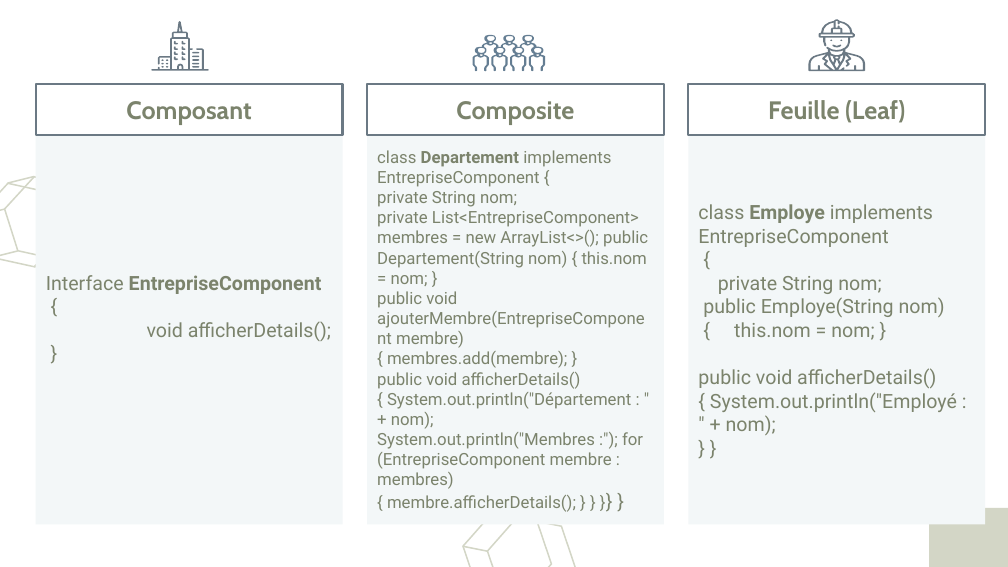
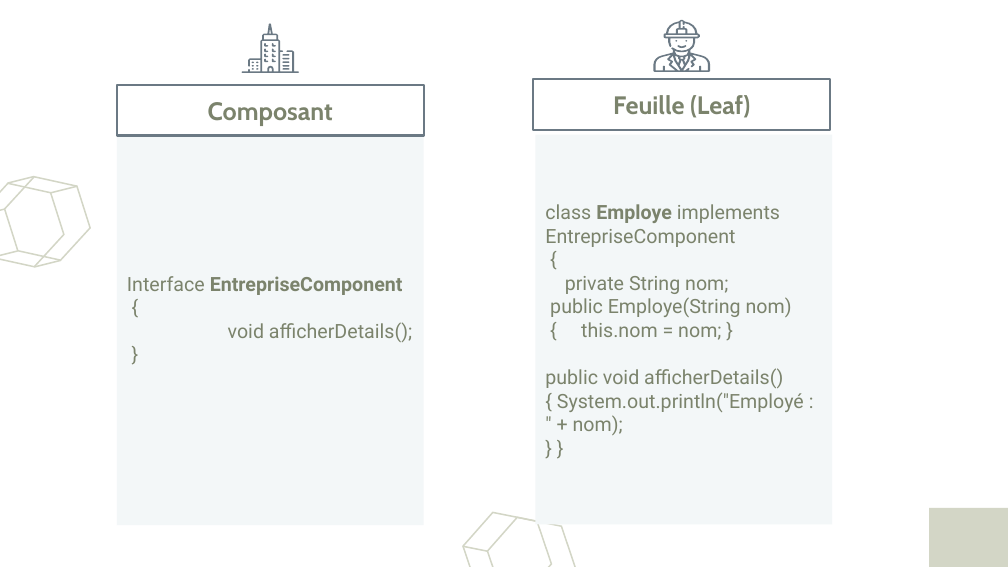
Before and after one commit to Abdelkarim-01/sdesign-pattern, a slide deck: slide 18 of DesignPatternsJEE1.pptx (slide 25 before the commit). Drawn at 1008x567 pixels with LibreOffice and Linux fonts; fonts in the diff are those of the drawing. Boxes give left, top, right and bottom in pixels: in the first picture for what was removed or moved away, otherwise in the second. Text is boxed around its words. In the diff, an @@ line names an element or a change of style, - is before the commit and + after.

```diff
--- a/DesignPatternsJEE1.pptx
+++ b/DesignPatternsJEE1.pptx
@@ 14 freeform shapes: place and size @@
-14 freeform shapes at [151, 21, 209, 71]
+14 freeform shapes at [241, 23, 298, 73]
@@ freeform shape removed at [473, 35, 546, 72] @@
@@ 4 freeform shapes, 1 subtitle: place and size @@
-4 freeform shapes, 1 subtitle at [688, 19, 985, 525]
+4 freeform shapes, 1 subtitle at [535, 20, 832, 525]
@@ subtitle "Composant": place and size @@
-subtitle "Composant" at [35, 85, 342, 135]
+subtitle "Composant" at [117, 85, 423, 135]
@@ 6 freeform shapes: place and size @@
-6 freeform shapes at [161, 62, 200, 68]
+6 freeform shapes at [252, 66, 289, 71]
@@ subtitle removed at [367, 85, 663, 135] @@
-Composite
@@ subtitle "Feuille (Leaf)": place and size @@
-subtitle "Feuille (Leaf)" at [688, 85, 985, 135]
+subtitle "Feuille (Leaf)" at [533, 80, 830, 130]
@@ subtitle "Interface EntrepriseComponent": place and size @@
-subtitle "Interface EntrepriseComponent" at [35, 135, 342, 525]
+subtitle "Interface EntrepriseComponent" at [117, 135, 423, 525]
@@ subtitle removed at [367, 135, 663, 525] @@
-class Departement implements EntrepriseComponent {
-private String nom;
-private List<EntrepriseComponent> membres = new ArrayList<>(); public Departement(String nom) { this.nom = nom; }
-public void ajouterMembre(EntrepriseComponent membre)
-{ membres.add(membre); }
-public void afficherDetails() { System.out.println("Département : " + nom); System.out.println("Membres :"); for (EntrepriseComponent membre : membres) { membre.afficherDetails(); } } }} }
@@ freeform shape added at [51, 181, 78, 198], outline #D3D6C6 1.07 pt @@
```
Also in this commit, not shown: 3 other slides changed, 1 slide added, 1 slide removed.
